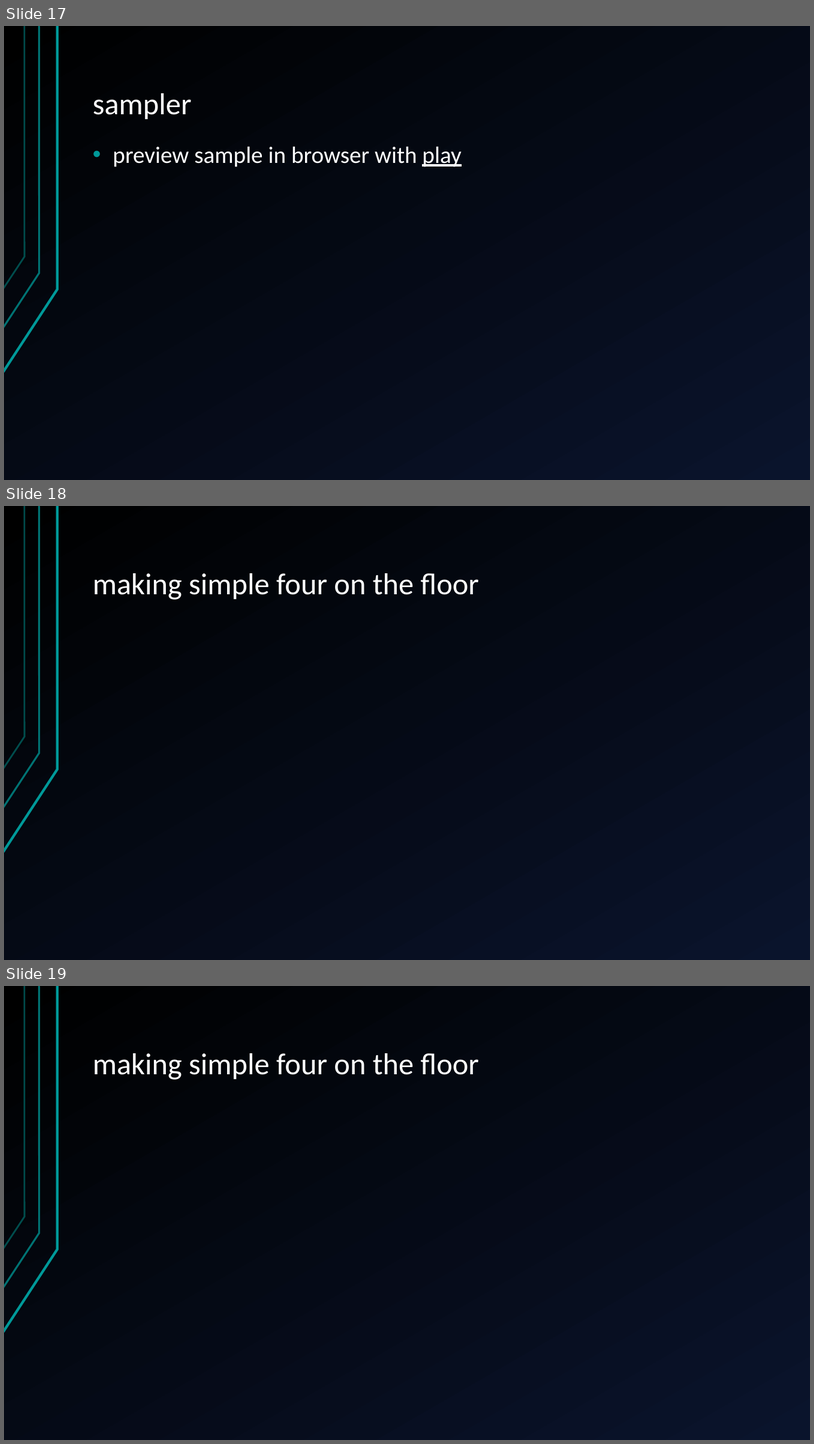
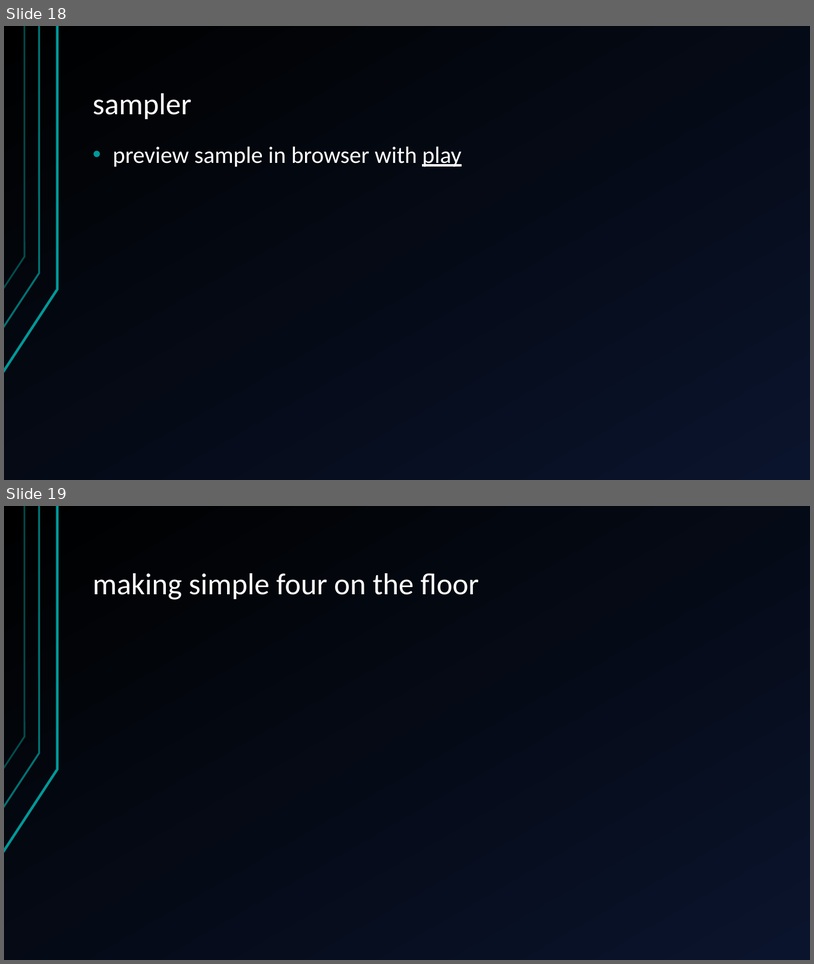
Before and after one commit to jegasus/m8-tracker-workshop, a slide deck: slides_v1.odp. Shown one above the other, each under a label of ours: slides 17, 18 and 19 before the commit, slides 18 and 19 after it. The pictures are 814x1444 and 814x964 pixels, drawn with LibreOffice and Linux fonts; fonts in the diff are those of the drawing. Boxes give left, top, right and bottom in pixels: in the first picture for what was removed or moved away, otherwise in the second. Text is boxed around its words. In the diff, an @@ line names an element or a change of style, - is before the commit and + after.

```diff
--- a/slides_v1.odp
+++ b/slides_v1.odp
@@ slide 18 removed at (x1=4, y1=506, x2=810, y2=960), background gradient #000000 to #0A142C; not listed: 3 template elements that a slide beside it also shows @@
@@ title removed at (x1=93, y1=573, x2=479, y2=600) @@
-making simple four on the floor
@@ what was slide 17 is now slide 18 @@
```
Also in this commit, not shown: 1 slide changed, 2 slides added.
